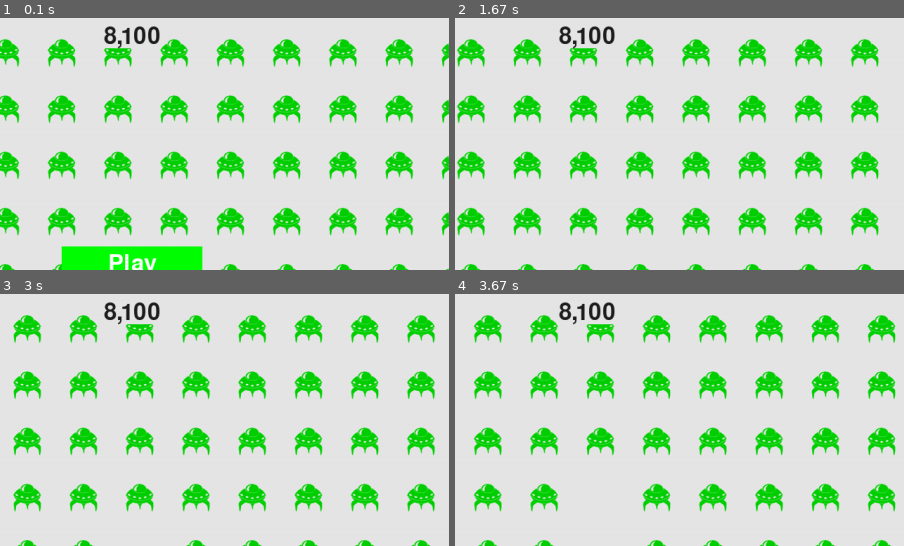
Above: before the commit, frames 1-4 (two rows, left to right).
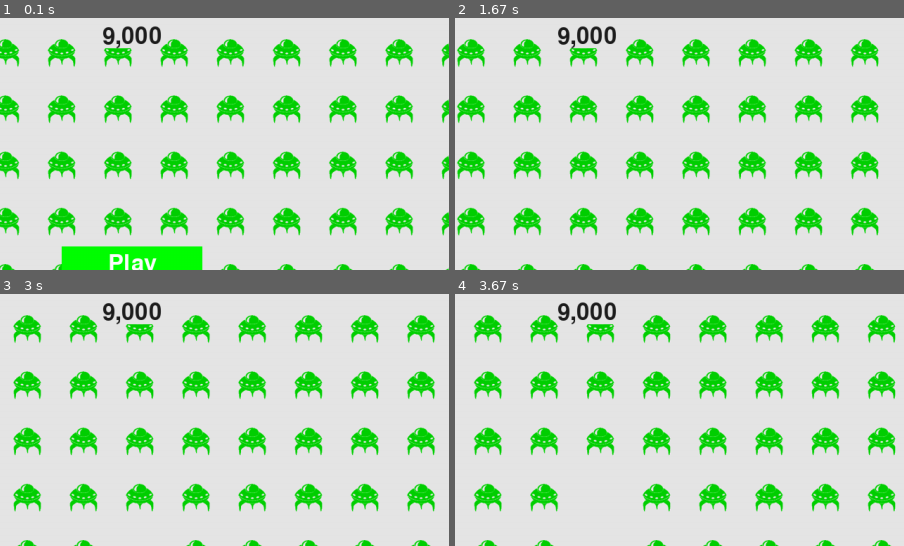
Above: after the commit, the same moments.

Repository: jacoporestina/Alien-Invasion-game
Game: pygame game, started from alien_invasion.py
The game is run twice, just before and just after one commit, with the same random seed, the same clock (stepped at 60 frames per second) and the same inputs.
Inputs:
- Up to frame 1 (0.1 s): no input
- Up to frame 2 (1.67 s): click "Play" at 0.38 s; tap Space at 0.67, 1.07, 1.37, 1.57 s; hold Right 1-1.47 s; hold Right from 1.5 s (still down)
- Up to frame 3 (3 s): tap Space at 1.87, 2.07, 2.37, 2.63, 2.93 s; release Right at 1.97 s; hold Left 2-2.53 s; hold Left 2.57-2.97 s
- Up to frame 4 (3.67 s): hold Right 3-3.63 s; tap Space at 3.07, 3.37 s
The pictures show only the part of the screen within x 35-85%, y 1-51%; the shares and areas given below are measured in that part.

The runs differ from the first frame. In frame 1, 0.6% of the frame differs, in the area x 22-36%, y 3-13%; in frame 2, 0.6%; in frame 3, 0.6%; in frame 4, 0.6%.

Commit message:
Refactoring of some methods completed named start_new_level(), prep_images() and start_game()

Diff:
--- a/alien_invasion.py
+++ b/alien_invasion.py
@@ -74,15 +74,12 @@
         # Reset game statistics
         self.stats.reset_stats()
         self.stats.game_active = True
-        self.sb.prep_score()
-        self.sb.prep_level()
-        self.sb.prep_ships()
-
-        # Get rid of any remaining aliens and bullets
+        self.sb.prep_images
+
+        # Eliminate remaining aliens and bullets
         self.aliens.empty()
         self.bullets.empty()
-
-        # Create a new fleet and center the ship
+        # Create a new fleet and ship
         self._create_fleet()
         self.ship.center_ship()
 
@@ -138,8 +135,10 @@
                 self.stats.score += self.settings.alien_points * len(aliens)
             self.sb.prep_score()
             self.sb.check_high_score()
-
-        # Repopulate the fleet of aliens.
+            self.start_new_level()
+
+    def start_new_level(self):
+        """Repopulate the fleet of aliens and increase level."""
         if not self.aliens:
             # Destroy existing bullets and create new fleet.
             self.bullets.empty()
--- a/highest_score.txt
+++ b/highest_score.txt
@@ -1 +1 @@
-8100
+9000
--- a/scoreboard.py
+++ b/scoreboard.py
@@ -19,6 +19,10 @@
         self.font = pygame.font.SysFont(None, 48)
 
         # Prepare the initial score image.
+        self.prep_images()
+
+    def prep_images(self):
+        """handle the prep methods"""
         self.prep_score()
         self.prep_high_score()
         self.prep_level()
